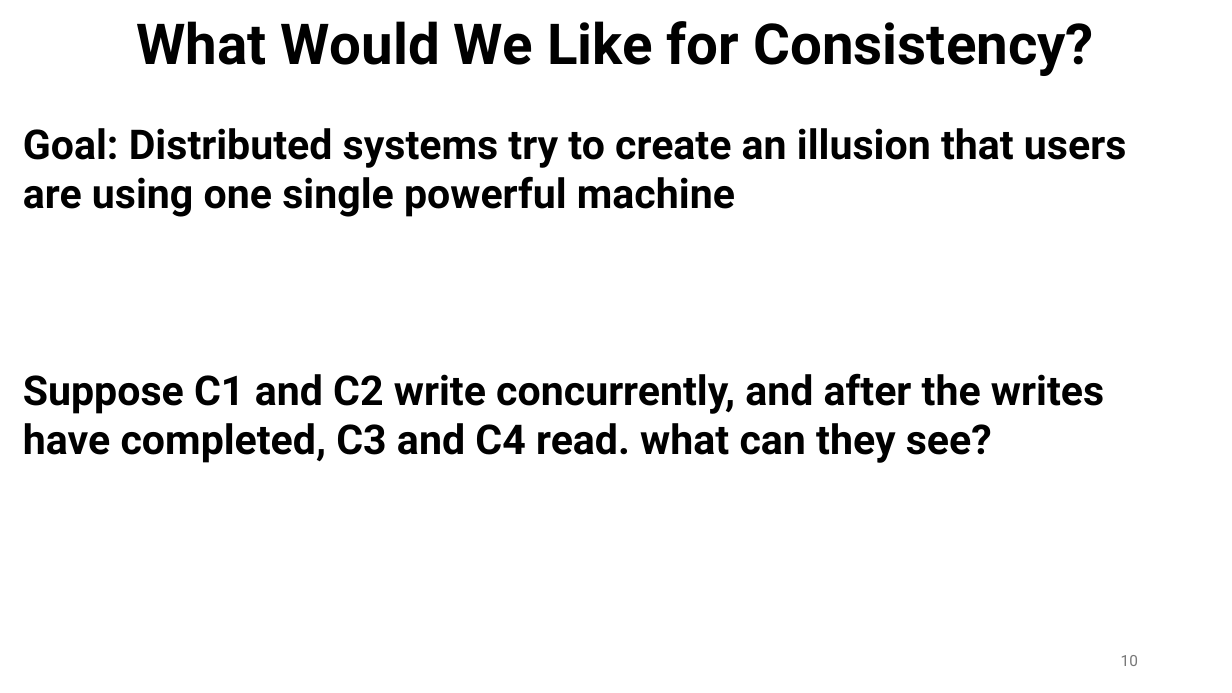
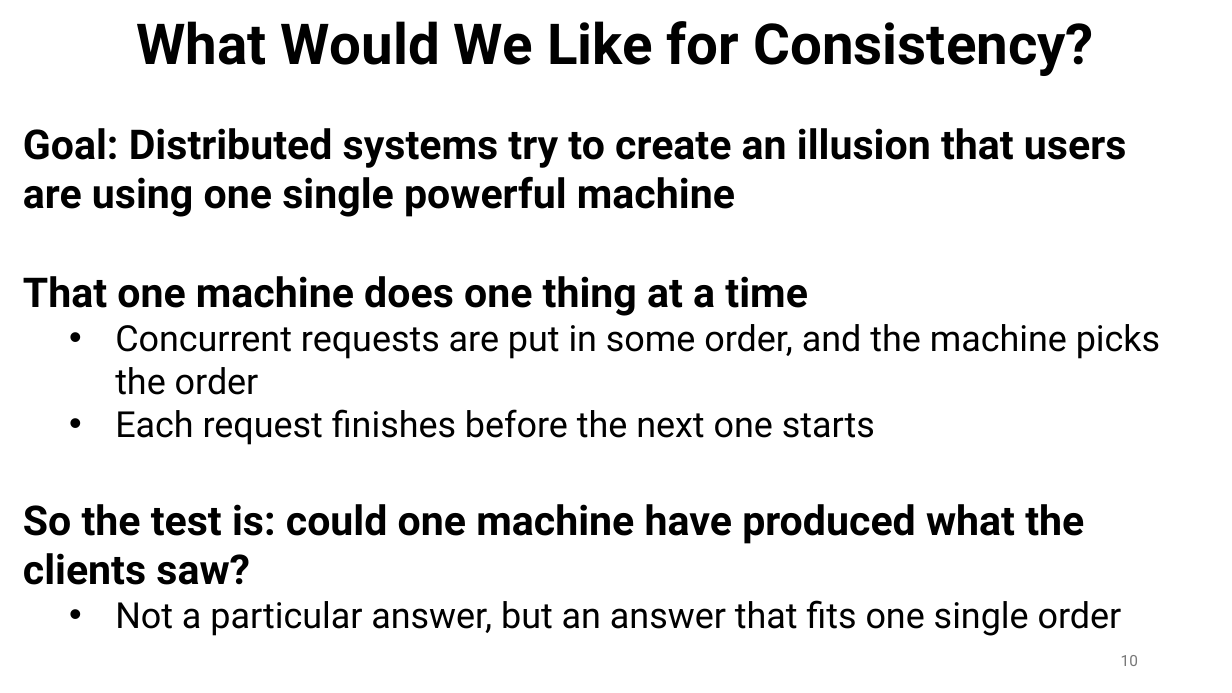
Before and after one commit to ec528/ec528.github.io, a slide deck: slide 10 of slides/fall26/4-gfs.pptx. Drawn at 1232x693 pixels with LibreOffice and Linux fonts; fonts in the diff are those of the drawing. Boxes give left, top, right and bottom in pixels: in the first picture for what was removed or moved away, otherwise in the second. Text is boxed around its words. In the diff, an @@ line names an element or a change of style, - is before the commit and + after.

```diff
--- a/slides/fall26/4-gfs.pptx
+++ b/slides/fall26/4-gfs.pptx
@@ text at (23,276,1160,636): text changed; size 32 to 28 pt; bold off @@
-Suppose C1 and C2 write concurrently, and after the writes have completed, C3 and C4 read. what can they see?
+That one machine does one thing at a time
+• Concurrent requests are put in some order, and the machine picks the order
+• Each request finishes before the next one starts
+So the test is: could one machine have produced what the clients saw?
+• Not a particular answer, but an answer that fits one single order
```
Also in this commit, not shown: 2 slides added.
